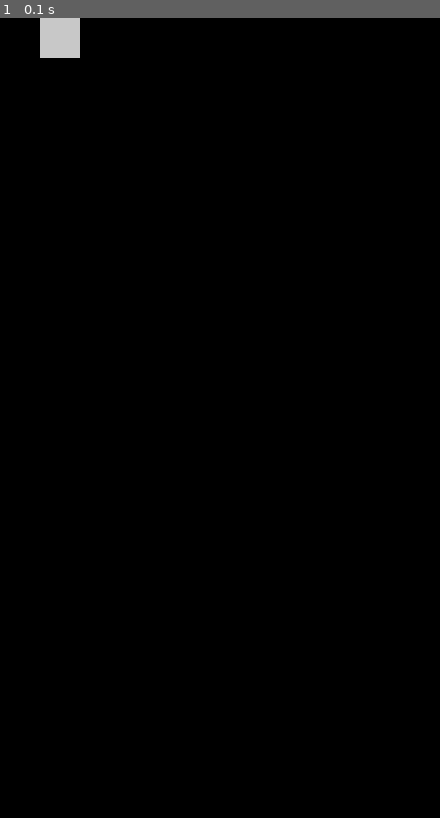
Above: before the commit, frame 1.
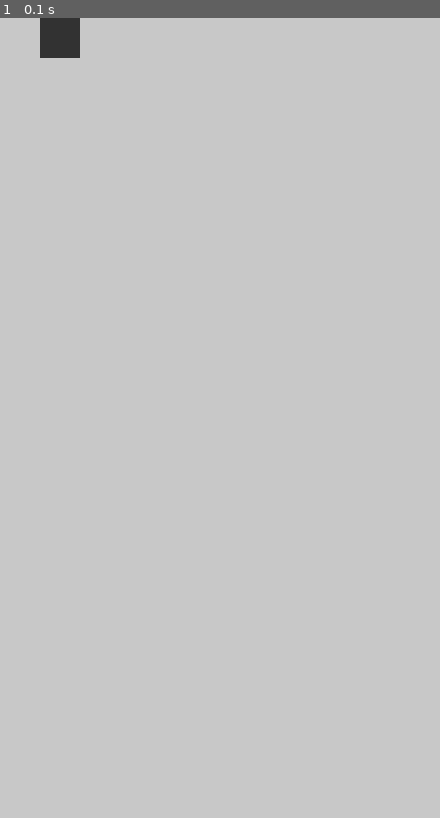
Above: after the commit, the same moment.

Repository: BigShuang/simple-brick-games-by-pygame
Game: pygame game, started from 1 car racing/car_racing_2.py
Two runs of this game, one before a commit and one after it. Both use one fixed random seed, a clock stepped at 60 frames per second and the inputs below.
Inputs:
- Up to frame 1 (0.1 s): no input

The runs differ from the first frame. In frame 1, 100% of the frame differs, in the area x 0-100%, y 0-100%.

Commit message:
docs 1 update to part 4

Diff:
--- a/1 car racing/car_racing_2.py
+++ b/1 car racing/car_racing_2.py
@@ -13,8 +13,27 @@
 clock = pygame.time.Clock() # 用于控制循环刷新频率的对象
 win = pygame.display.set_mode((WIN_WIDTH,WIN_HEIGHT))
 
-area = pygame.Surface((CELL_SIZE, CELL_SIZE))
-area.fill((200, 200, 200))
+class Block(pygame.sprite.Sprite):
+    def __init__(self, c, r, color):
+        super().__init__()
+
+        self.cr = [c, r]
+        self.x = c * CELL_SIZE
+        self.y = r * CELL_SIZE
+
+        self.image  = pygame.Surface((CELL_SIZE, CELL_SIZE))
+        self.image.fill(color)
+
+        self.rect = self.image.get_rect()
+        self.rect.move_ip(self.x, self.y)
+
+
+bg_color = (200, 200, 200)
+win.fill(bg_color)
+
+enemy_color = (50, 50, 50)
+block = Block(1, 0, enemy_color)
+win.blit(block.image, block.rect)
 
 while True:
     # 获取所有事件
@@ -24,7 +43,5 @@
             pygame.quit()  # 关闭窗口
             sys.exit()  # 停止程序
 
-    win.blit(area, (CELL_SIZE, 0))
-
     clock.tick(FPS) # 控制循环刷新频率,每秒刷新FPS对应的值的次数
     pygame.display.update()
--- /dev/null
+++ b/1 car racing/car_racing_3.py
@@ -0,0 +1,92 @@
+import pygame
+import sys
+
+C, R = 11, 20  # 11列， 20行
+CELL_SIZE = 40  # 格子尺寸
+
+FPS=60  # 游戏帧率
+WIN_WIDTH = CELL_SIZE * C  # 窗口宽度
+WIN_HEIGHT = CELL_SIZE * R  # 窗口高度
+
+DIRECTIONS = {
+    "UP": (0, -1),  # (dc, dr)
+    "DOWN": (0, 1),
+    "LEFT": (-1, 0),
+    "RIGHT": (1, 0),
+}
+
+
+pygame.init() # pygame初始化，必须有，且必须在开头
+# 创建主窗体
+clock = pygame.time.Clock() # 用于控制循环刷新频率的对象
+win = pygame.display.set_mode((WIN_WIDTH,WIN_HEIGHT))
+
+class Block(pygame.sprite.Sprite):
+    def __init__(self, c, r, color):
+        super().__init__()
+
+        self.cr = [c, r]
+        self.x = c * CELL_SIZE
+        self.y = r * CELL_SIZE
+
+        self.image  = pygame.Surface((CELL_SIZE, CELL_SIZE))
+        self.image.fill(color)
+
+        self.rect = self.image.get_rect()
+        self.rect.move_ip(self.x, self.y)
+
+    def move_cr(self, c, r):
+        self.cr[0] = c
+        self.cr[1] = r
+        self.x = c * CELL_SIZE
+        self.y = r * CELL_SIZE
+        self.rect.left = self.x
+        self.rect.top = self.y
+
+    def move(self, direction):
+        dc, dr = DIRECTIONS[direction]
+        next_c, next_r = self.cr[0] + dc, self.cr[1] + dr
+        self.move_cr(next_c, next_r)
+
+    def check_move(self, direction=""):
+        move_c, move_r = DIRECTIONS[direction]
+        next_c, next_r = self.cr[0] + move_c, self.cr[1] + move_r
+
+        if 0 <= next_c < C and 0 <= next_r < R:
+            return True
+
+        return False
+
+
+bg_color = (200, 200, 200)
+
+enemy_color = (50, 50, 50)
+block = Block(1, 0, enemy_color)
+
+while True:
+    # 获取所有事件
+    for event in pygame.event.get():
+        if event.type == pygame.QUIT:
+            # 判断当前事件是否为点击右上角退出键
+            pygame.quit()  # 关闭窗口
+            sys.exit()  # 停止程序
+
+        if event.type == pygame.KEYDOWN:
+            if event.key == pygame.K_LEFT or event.key == ord('a'):
+                if block.check_move("LEFT"):
+                    block.move("LEFT")
+            if event.key == pygame.K_RIGHT or event.key == ord('d'):
+                if block.check_move("RIGHT"):
+                    block.move("RIGHT")
+            if event.key == pygame.K_UP or event.key == ord('w'):
+                if block.check_move("UP"):
+                    block.move("UP")
+            if event.key == pygame.K_DOWN or event.key == ord('s'):
+                if block.check_move("DOWN"):
+                    block.move("DOWN")
+
+    win.fill(bg_color)
+    win.blit(block.image, block.rect)
+
+    clock.tick(FPS) # 控制循环刷新频率,每秒刷新FPS对应的值的次数
+    pygame.display.update()
Binary file changed: docs/imgs/1_2.png
Binary file added: docs/imgs/1_3.png
Not shown, changed: docs/1.md
